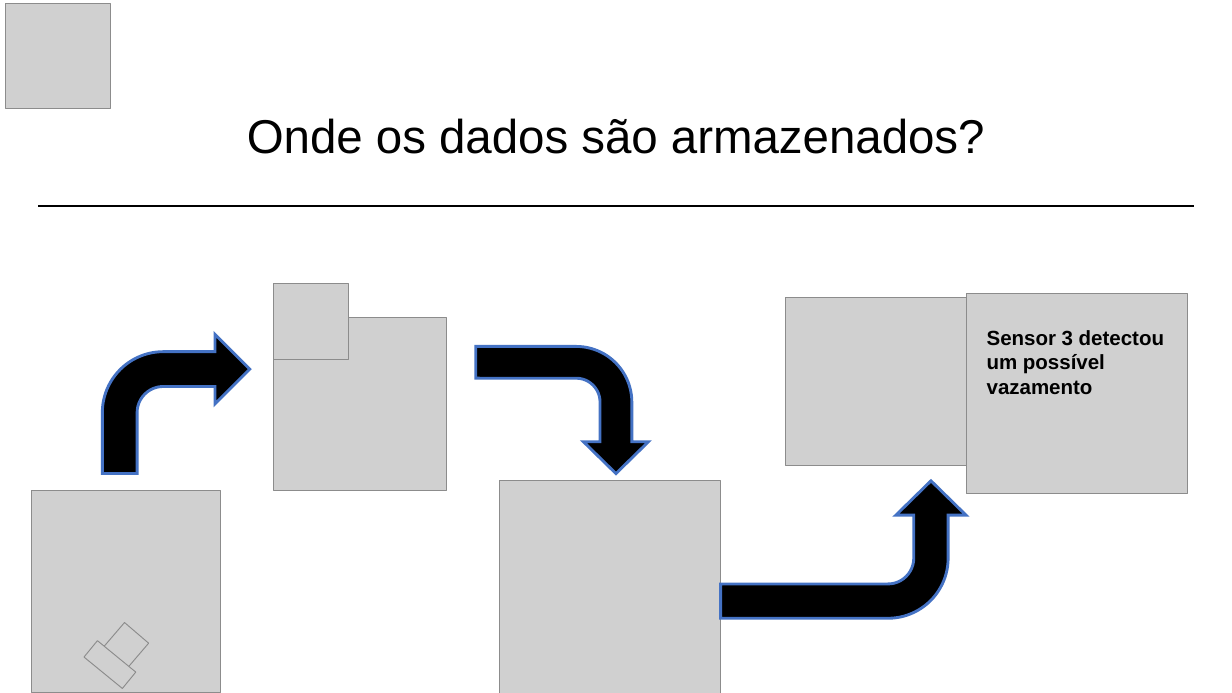
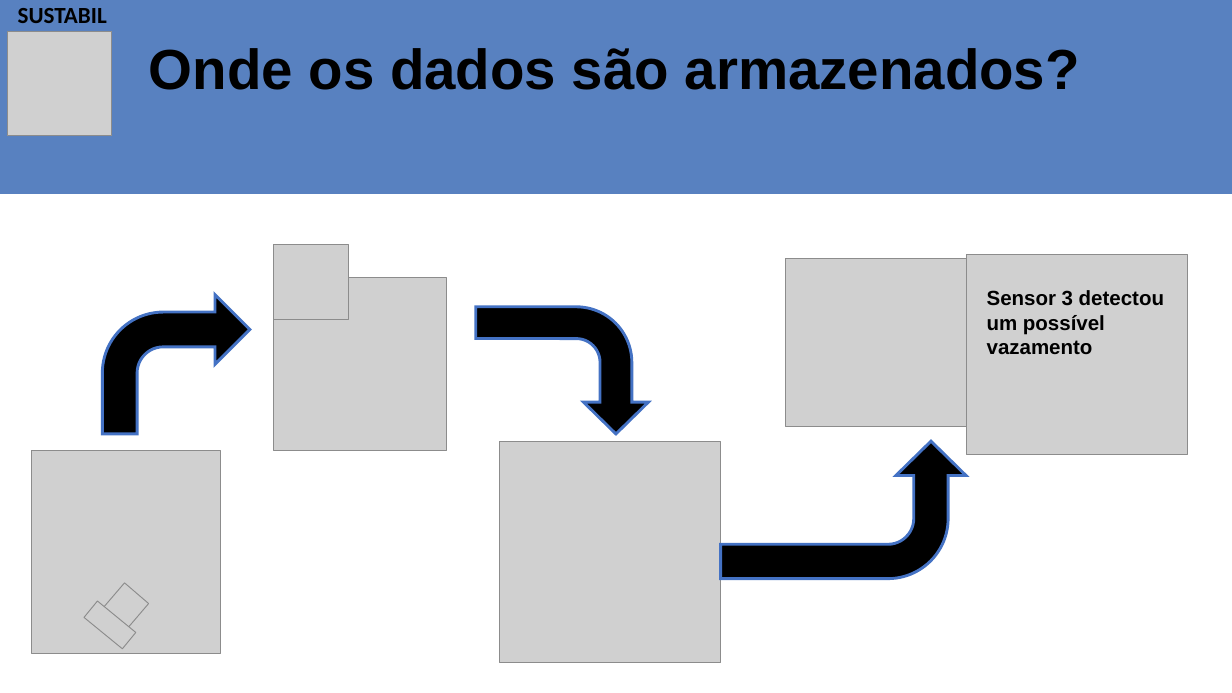
Before and after one commit to franklin-silva41/PROJETO-SENSOR-DE-UMIDADE, a slide deck: slide 6 of SUSTABIL - Apresentação real.pptx. Drawn at 1232x693 pixels with LibreOffice and Linux fonts; fonts in the diff are those of the drawing; grey boxes stand for pictures. Boxes give left, top, right and bottom in pixels: in the first picture for what was removed or moved away, otherwise in the second. Text is boxed around its words. In the diff, an @@ line names an element or a change of style, - is before the commit and + after.

```diff
--- a/SUSTABIL - Apresentação real.pptx
+++ b/SUSTABIL - Apresentação real.pptx
@@ rectangle added at bbox=[0, 0, 1232, 194], fill #5881C0, outline #5881C0 1 pt @@
@@ text added at bbox=[18, 8, 107, 23], 18 pt, text #000000, bold @@
+SUSTABIL
@@ title "Onde os dados são armazenados?": place and size @@
-title "Onde os dados são armazenados?" at bbox=[247, 118, 985, 154]
+title "Onde os dados são armazenados?" at bbox=[149, 48, 1080, 90]
@@ title "Onde os dados são armazenados?" at bbox=[149, 48, 1080, 90]: size 37 to 44 pt, bold on @@
@@ picture: place and size @@
-picture at bbox=[6, 4, 110, 108]
+picture at bbox=[7, 31, 112, 136]
@@ line removed from (38, 206) to (1194, 206) @@
@@ 8 pictures, 3 bent arrows, 1 text: place and size @@
-8 pictures, 3 bent arrows, 1 text at bbox=[31, 284, 1189, 693]
+8 pictures, 3 bent arrows, 1 text at bbox=[31, 244, 1189, 664]
```
Also in this commit, not shown: 12 other slides changed, 6 slides added, 3 slides removed.
